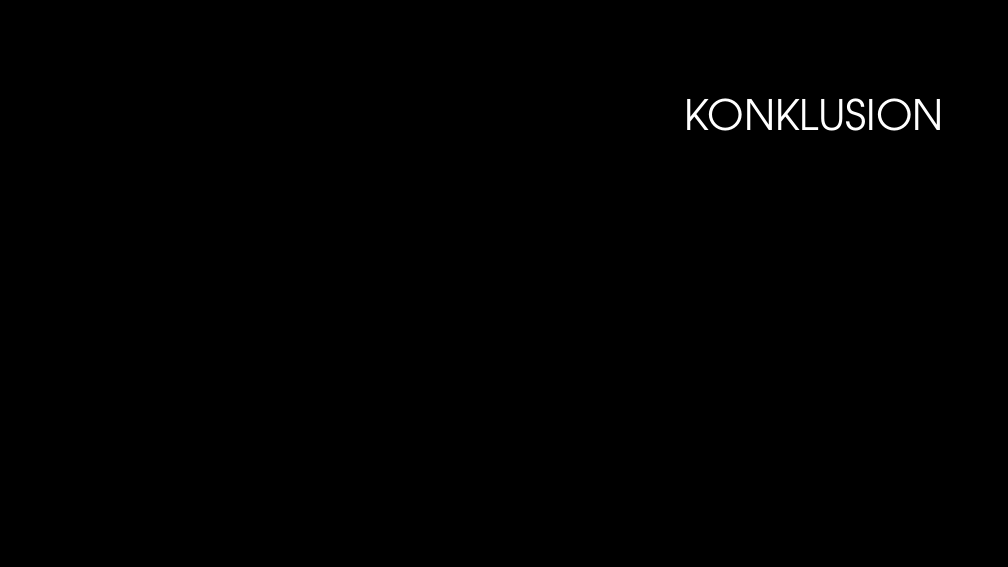
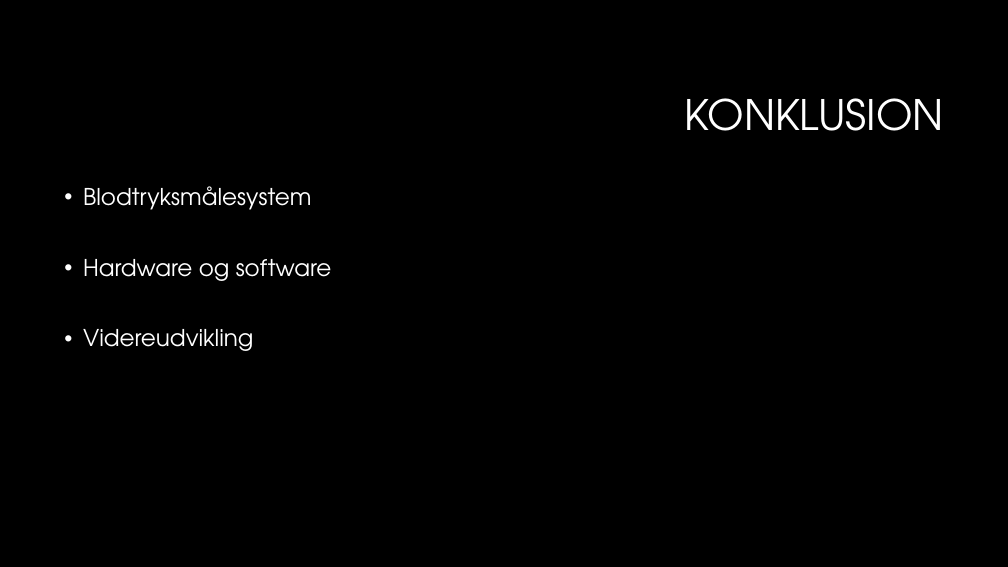
Before and after one commit to sarakirkeby/Semester-Projekt-3, a slide deck: slide 15 of Bifiler til projekt/Semesterprojekt 3.pptx. Drawn at 1008x567 pixels with LibreOffice and Linux fonts; fonts in the diff are those of the drawing; background and template pictures are left out. Boxes give left, top, right and bottom in pixels: in the first picture for what was removed or moved away, otherwise in the second. Text is boxed around its words. In the diff, an @@ line names an element or a change of style, - is before the commit and + after.

Commit message:
Konklusion

```diff
--- a/Bifiler til projekt/Semesterprojekt 3.pptx
+++ b/Bifiler til projekt/Semesterprojekt 3.pptx
@@ text added at (83,186,332,351), 22 pt, text #FFFFFF @@
+• Blodtryksmålesystem
+• Hardware og software
+• Videreudvikling
```
